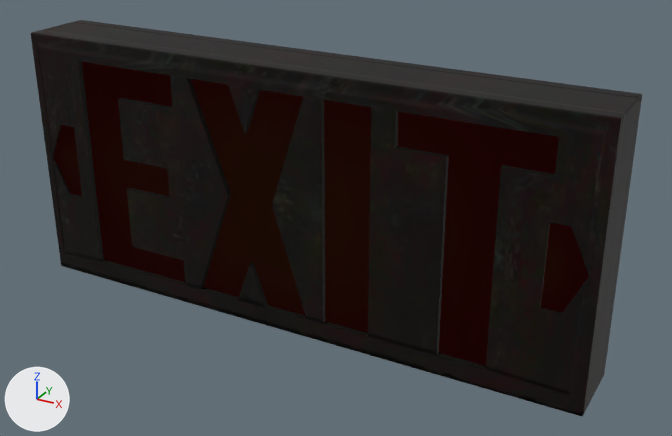
The FBX model Framework/Client/Bin/Resources/Models/Map/Prop/MapObject/sm21/sm21_005_exitsign01a.fbx: old version first, new version second.
Camera for both pictures: a 50 mm lens placed at (0.00329, -0.00573, 0.00361), pointed at (0.00025, -0.0002, 0.00085). Every picture has the same lights, and +X, +Y and +Z are marked at lower left. Where no turn or scale is listed for an object, it has been applied to the vertices.

Script lines for the objects in view, before the commit:
```python
ob_lod_1_group_0_sub_1__sm21_005_exitsign01a_a_mat = bpy.data.objects.new('LOD_1_Group_0_Sub_1__sm21_005_ExitSign01A_A_Mat', me_lod_1_group_0_sub_1__sm21_005_exitsign01a_a_mat_mesh0000)
ob_lod_1_group_0_sub_1__sm21_005_exitsign01a_a_mat.location = (0.0, 0.0, 0.0)
ob_lod_1_group_0_sub_2__sm21_005_exitsign01a_b_mat = bpy.data.objects.new('LOD_1_Group_0_Sub_2__sm21_005_ExitSign01A_B_Mat', me_lod_1_group_0_sub_2__sm21_005_exitsign01a_b_mat_mesh0001)
ob_lod_1_group_0_sub_2__sm21_005_exitsign01a_b_mat.location = (0.0, 0.0, 0.0)
ob_lod_1_group_1_sub_1__sm21_005_exitsign01a_b_mat = bpy.data.objects.new('LOD_1_Group_1_Sub_1__sm21_005_ExitSign01A_B_Mat', me_lod_1_group_1_sub_1__sm21_005_exitsign01a_b_mat_mesh0002)
ob_lod_1_group_1_sub_1__sm21_005_exitsign01a_b_mat.location = (0.0, 0.0, 0.0)
ob_lod_1_group_2_sub_1__sm21_005_exitsign01a_b_mat = bpy.data.objects.new('LOD_1_Group_2_Sub_1__sm21_005_ExitSign01A_B_Mat', me_lod_1_group_2_sub_1__sm21_005_exitsign01a_b_mat_mesh0003)
ob_lod_1_group_2_sub_1__sm21_005_exitsign01a_b_mat.location = (0.0, 0.0, 0.0)
```
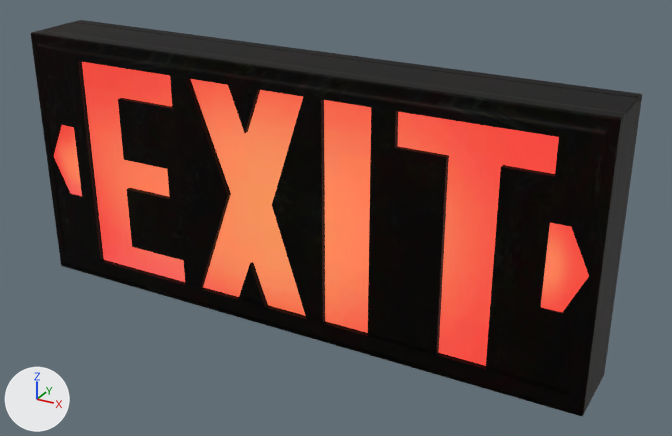
What changed in the scene script:
```text
Add img_sm21_005_exitsign01_a_emi_dds:
    img_sm21_005_exitsign01_a_emi_dds = load_image('sm21_005_ExitSign01_A_EMI.dds', 'sm21_005_ExitSign01_A_EMI.dds', 512, 512, 'sRGB')
Change mat_sm21_005_exitsign01a_b_mat:
    where n0 = _N.new('ShaderNodeBsdfPrincipled'); n0.name = 'Principled BSDF'
    add n0.inputs[1].default_value = 1.0  # 'Metallic'
    add n0.inputs[28].default_value = 1.0  # 'Emission Strength'
    where n3 = _N.new('ShaderNodeTexImage'); n3.name = 'Image Texture.001'
    n3.image: img_sm21_005_exitsign01_a_albm_tga -> img_sm21_005_exitsign01_a_emi_dds
    remove _L.new(n3.outputs[0], n0.inputs[14])  # 'Color' to 'Specular Tint'
    add _L.new(n3.outputs[0], n0.inputs[27])  # 'Color' to 'Emission Color'
```

Where the change shows, as pixel boxes [x1, y1, x2, y2] in the pictures (672 x 436 px):
'LOD_1_Group_0_Sub_2__sm21_005_ExitSign01A_B_Mat', surface changed (black to red)
    both: [82, 62, 559, 366]
'LOD_1_Group_1_Sub_1__sm21_005_ExitSign01A_B_Mat', surface changed (black to red)
    both: [541, 223, 589, 312]
'LOD_1_Group_2_Sub_1__sm21_005_ExitSign01A_B_Mat', surface changed (black to red)
    both: [54, 125, 82, 196]
